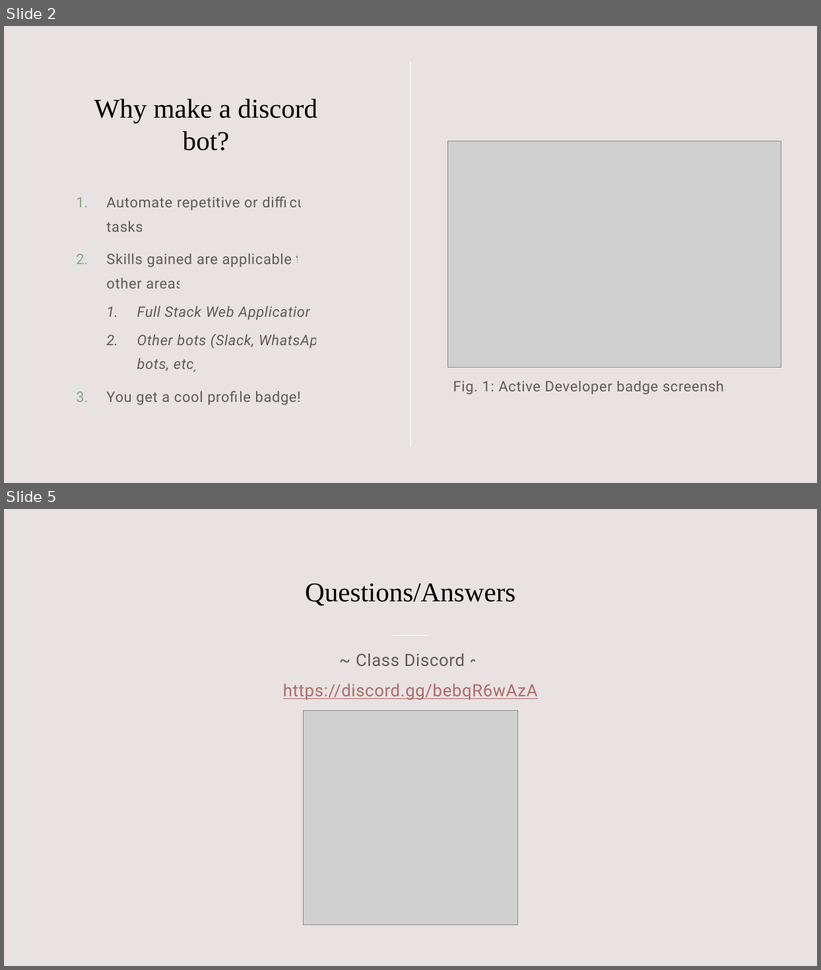
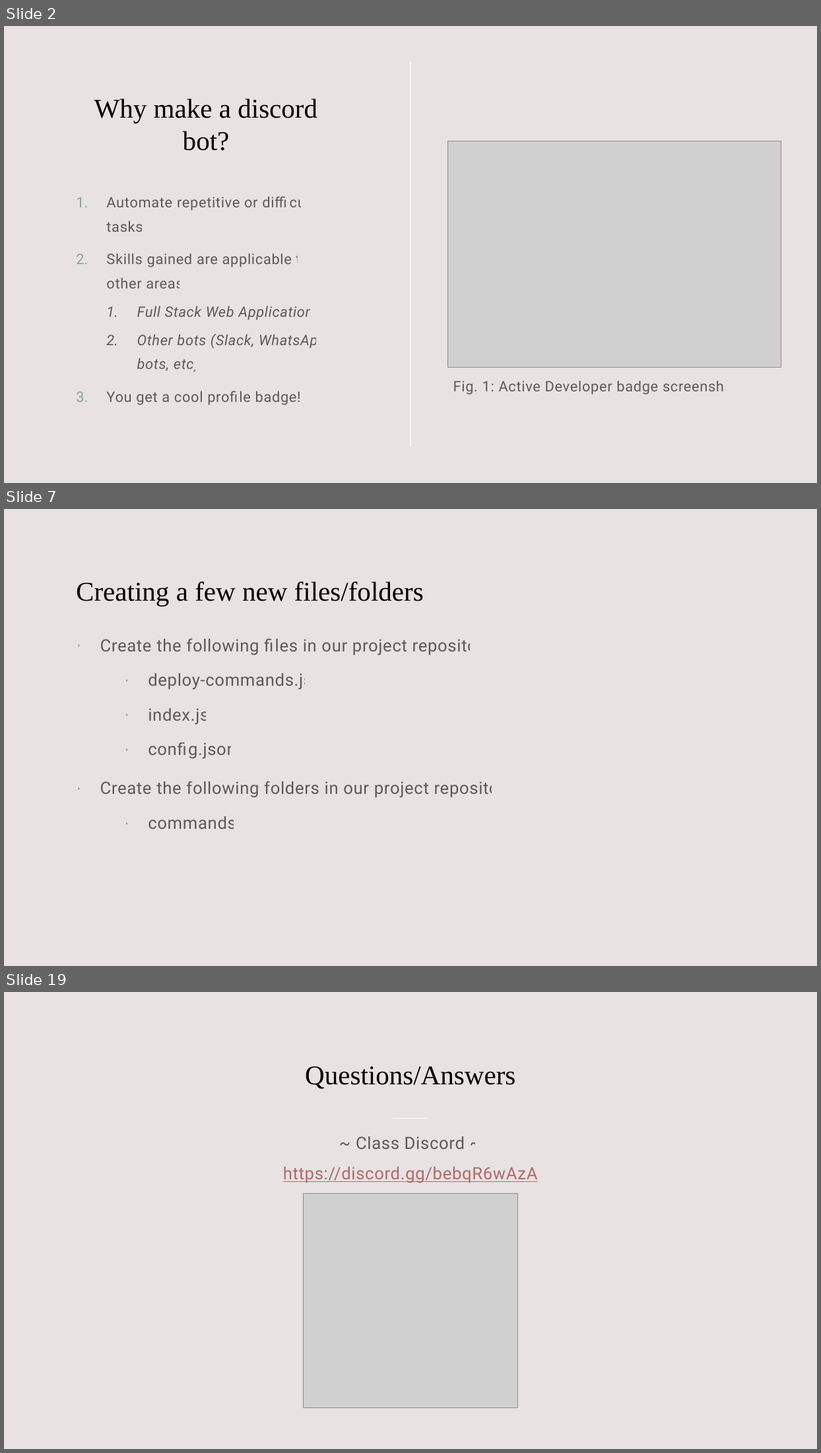
Before and after one commit to williamsantosa/cse185s-presentation, a slide deck: presentation.pptx. Shown one above the other, each under a label of ours: slides 2 and 5 before the commit, slides 2, 7 and 19 after it; the slides between them are not shown. The pictures are 821x970 and 821x1453 pixels, drawn with LibreOffice and Linux fonts; fonts in the diff are those of the drawing; grey boxes stand for pictures. Boxes give left, top, right and bottom in pixels: in the first picture for what was removed or moved away, otherwise in the second. Text is boxed around its words. In the diff, an @@ line names an element or a change of style, - is before the commit and + after.

```diff
--- a/presentation.pptx
+++ b/presentation.pptx
@@ slide 7 added at [4,509,817,966], background #E8E2E2 @@
@@ title added at [76,582,424,606], 32 pt, text #000000 @@
+Creating a few new files/folders
@@ text added at [100,638,514,829], 20 pt, text #000000 at 60% opacity @@
+· Create the following files in our project repository
+    · deploy-commands.js
+    · index.js
+    · config.json
+· Create the following folders in our project repository
+    · commands
@@ what was slide 5 is now slide 19 @@
```
Also in this commit, not shown: 3 slides changed, 13 other slides added, 4 other files.
